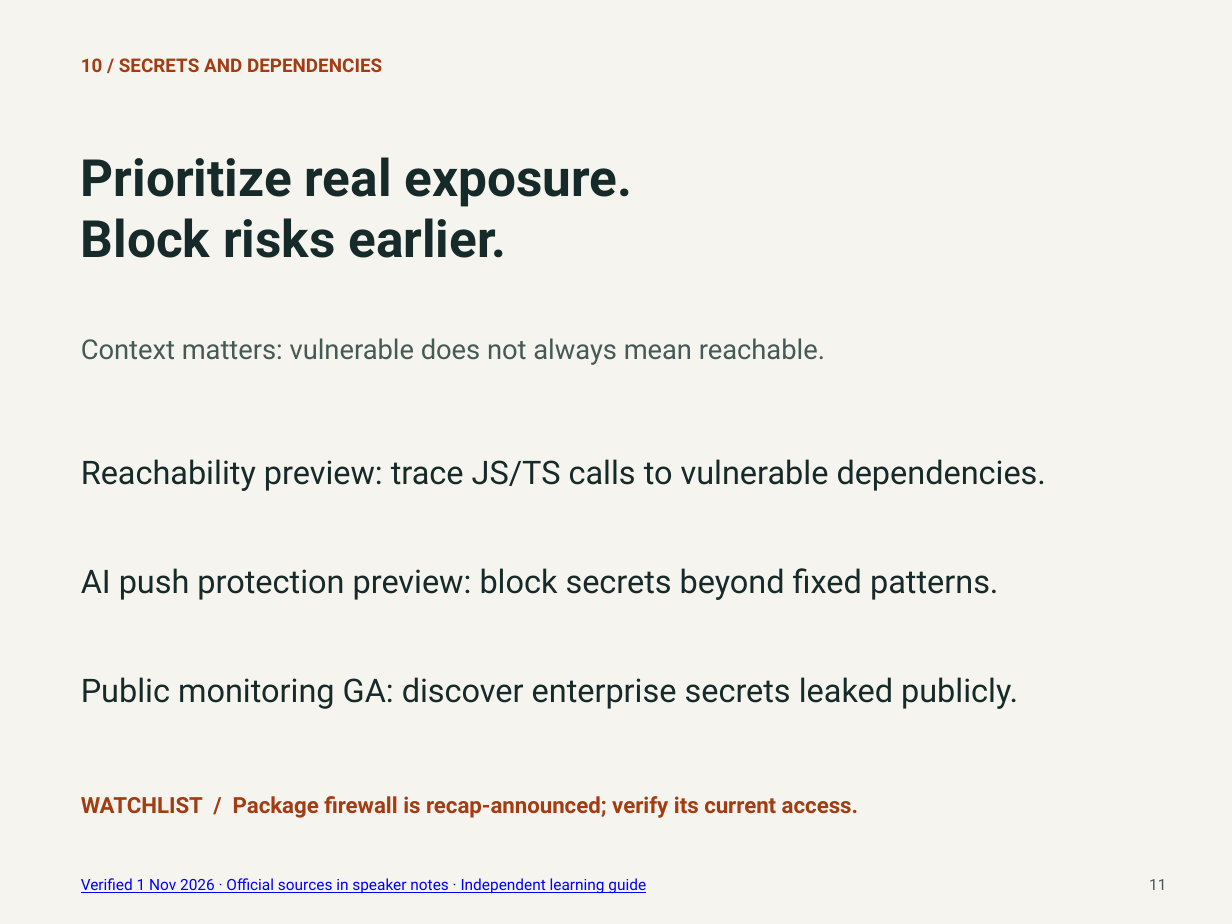
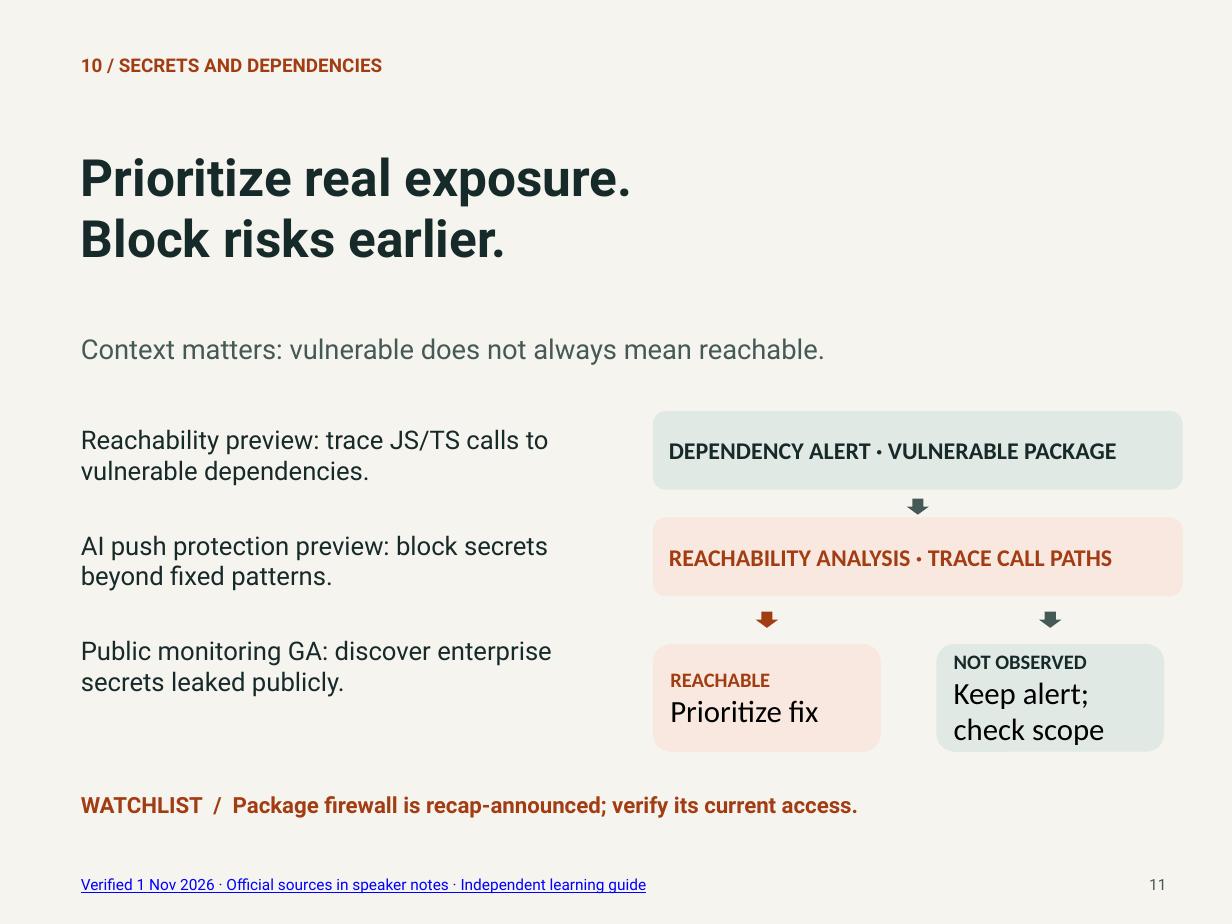
Before and after one commit to ragmha/lab, a slide deck: slide 11 of public/downloads/universe-2026-starter.pptx. Drawn at 1232x924 pixels with LibreOffice and Linux fonts; fonts in the diff are those of the drawing. Boxes give left, top, right and bottom in pixels: in the first picture for what was removed or moved away, otherwise in the second. Text is boxed around its words. In the diff, an @@ line names an element or a change of style, - is before the commit and + after.

Commit message:
Add Universe field labs, shared progress and the visual deck
Adds four optional field labs and two release-week additions, a public
Passport page that shares the canvas markup, one validated progress model
for the site, Passport and canvas with export/import, a simpler README,
and the 18-slide visual deck (SHA-256 d6b028ad...).

```diff
--- a/public/downloads/universe-2026-starter.pptx
+++ b/public/downloads/universe-2026-starter.pptx
@@ text "Reachability preview: trace JS/TS calls ...": place and size @@
-text "Reachability preview: trace JS/TS calls ..." at (81, 459, 1047, 491)
+text "Reachability preview: trace JS/TS calls ..." at (81, 429, 549, 486)
@@ rounded rectangle added at (653, 411, 1183, 490), fill #E1E9E4, 14 pt, text #172A2A, bold @@
+DEPENDENCY ALERT · VULNERABLE PACKAGE
@@ down arrow added at (907, 499, 929, 515), fill #455A57 @@
@@ text "AI push protection preview: block ...": place and size @@
-text "AI push protection preview: block ..." at (81, 568, 998, 600)
+text "AI push protection preview: block ..." at (81, 535, 548, 591)
@@ rounded rectangle added at (653, 517, 1183, 596), fill #F8E8DF, 14 pt, text #A23D13, bold @@
+REACHABILITY ANALYSIS · TRACE CALL PATHS
@@ down arrow added at (755, 612, 777, 628), fill #A23D13 @@
@@ down arrow added at (1040, 612, 1062, 628), fill #455A57 @@
@@ size 19 to 15 pt in 3 elements at (81, 429, 549, 486), (81, 535, 548, 591), (81, 640, 552, 697) @@
@@ text "Public monitoring GA: discover enterprise ...": place and size @@
-text "Public monitoring GA: discover enterprise ..." at (81, 677, 1018, 709)
+text "Public monitoring GA: discover enterprise ..." at (81, 640, 552, 697)
@@ rounded rectangle added at (653, 644, 881, 752), fill #F8E8DF, 18 pt, text #000000 @@
+REACHABLE
+Prioritize fix
@@ rounded rectangle added at (936, 644, 1164, 752), fill #E1E9E4, 18 pt, text #000000 @@
+NOT OBSERVED
+Keep alert; check scope
```
Also in this commit, not shown: 12 other slides changed, 17 other files.
